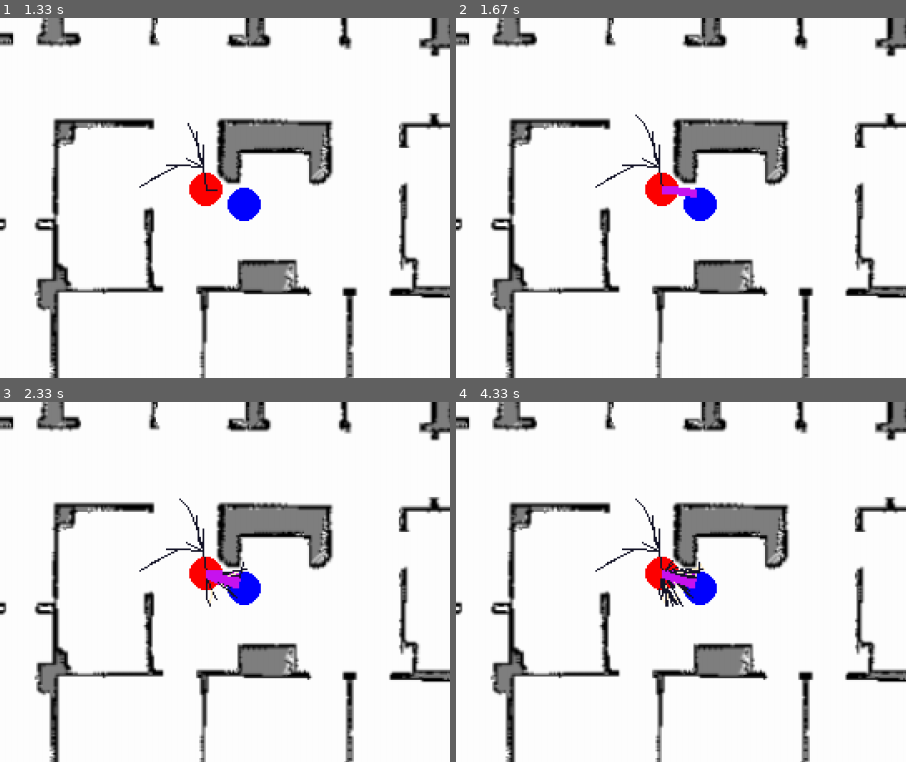
Above: before the commit, frames 1-4 (two rows, left to right).
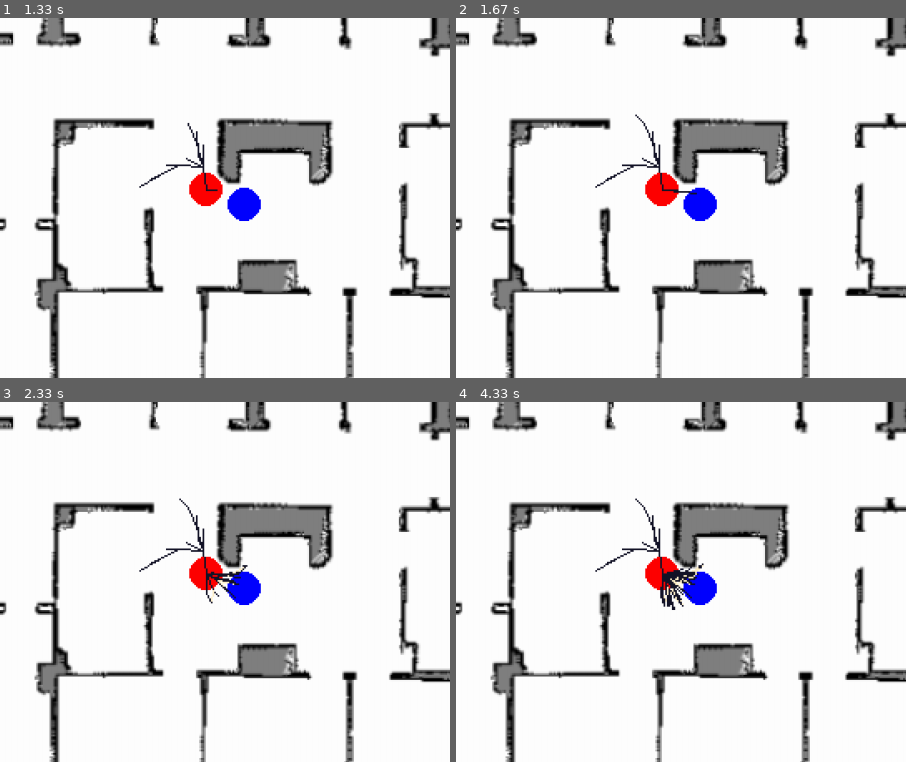
Above: after the commit, the same moments.

Repository: soraxas/sbp-env
Game: pygame game, started from rrtstar.py
Same seed, same stepped clock (60 frames per second), same inputs: the game is played once before the commit and once after it.
Inputs (mouse positions are % of the whole screen's width and height, from its top left):
- Up to frame 1 (1.33 s): click (46, 54) at 0.38 s; click (51, 57) at 0.72 s
- Up to frame 2 (1.67 s): no input
- Up to frame 3 (2.33 s): no input
- Up to frame 4 (4.33 s): no input
The pictures show only the part of the screen within x 23-73%, y 31-81%; the shares and areas given below are measured in that part.

Frame 1 is identical in both runs. In frame 2, 0.2% of the frame differs, in the area x 45-54%, y 46-50%; in frame 3, 0.5%; in frame 4, 0.7%, in the area x 44-56%, y 43-58%.

Commit message:
implemented informed RRT*

Diff:
--- a/rrtstar.py
+++ b/rrtstar.py
@@ -2,7 +2,7 @@
 
 # rrtstar.py
 # This program generates a
-# asymptotically optimal rapidly exploring random tree (RRT* proposed by Sertac Keraman, MIT) in a rectangular region.
+# asymptotically optimal rapidly exploring random tree (RRT*) in a rectangular region.
 
 import sys
 import random
@@ -30,6 +30,7 @@
 x_center = None
 angle = None
 
+c_max = sys.maxsize
 foundSolution = False
 
 
@@ -87,24 +88,34 @@
             pygame.draw.line(screen, black, p.pos, newnode.pos)
     return nodes
 
+# to force drawSolutionPath only draw once for every new solution
+solution_path_c_max = sys.maxsize
+solution_path_color = None
+
 
 def drawSolutionPath(start, goal, nodes, pygame, screen):
     if not foundSolution:
         return
-    pink = 200, 20, 240
+    global solution_path_c_max, solution_path_color, c_max
+    if solution_path_c_max > c_max:
+        # new color for new path
+        solution_path_c_max = c_max
+        solution_path_color = random.random()*255, random.random()*255, random.random()*255
+        print('Cost: {}'.format(c_max))
+
+    # redraw the old path
     nn = nodes[0]
     for p in nodes:
         if dist(p.pos, goal.pos) < dist(nn.pos, goal.pos):
             nn = p
-    print('Cost: {}'.format(nn.cost))
     while nn != start:
-        pygame.draw.line(screen, pink, nn.pos, nn.parent.pos, 5)
+        pygame.draw.line(screen, solution_path_color, nn.pos, nn.parent.pos, 5)
         nn = nn.parent
 
 
 
 def get_random_path(c_max):
-    if c_max >0:
+    if c_max != sys.maxsize: #max size represent infinite (not found solution yet)
         global c_min, x_center, angle
         # already have a valid solution, optimise in ellipse region
         r1 = c_max / 2
@@ -151,10 +162,20 @@
 
     screen = pygame.Surface( [XDIM, YDIM] )
     window = pygame.display.set_mode([XDIM * SCALING, YDIM * SCALING])
-
-    def update(screen, window):
+    # solution_path_screen = pygame.Surface( [XDIM, YDIM], pygame.SRCALPHA, 32 )
+    # solution_path_screen = solution_path_screen.convert_alpha()
+    solution_path_screen = pygame.Surface( [XDIM, YDIM] )
+    ck = 255,0,255
+    solution_path_screen.fill(ck)
+    # solution_path_screen.set_colorkey(ck)
+    # solution_path_screen.set_alpha(255)
+
+
+    def update():
         pygame.transform.scale(screen, (XDIM * SCALING, YDIM * SCALING), window)
+        # pygame.transform.scale(solution_path_screen, (XDIM * SCALING, YDIM * SCALING), window)
         pygame.display.update()
+        # screen.blit()
 
     pygame.display.set_caption('RRTstar')
     white = 255, 255, 255
@@ -162,7 +183,8 @@
     red = 255, 0, 0
     green = 0, 255, 0
     blue = 0, 0, 255
-    screen.fill(white)
+    # screen.fill(white)
+    window.blit(solution_path_screen,(0,0))
     screen.blit(img,(0,0))
 
 
@@ -193,7 +215,7 @@
                             screen, blue, goalPt.pos, GOAL_RADIUS)
                 elif e.type == QUIT or (e.type == KEYUP and e.key == K_ESCAPE):
                     sys.exit("Leaving.")
-        update(screen, window)
+        update()
     ##################################################
     # calculate information regarding shortest path
     global c_min, x_center, angle
@@ -208,7 +230,7 @@
 
 
     fpsClock.tick(10000)
-    c_max = -1
+    global foundSolution, c_max
 
     for i in range(NUMNODES):
         rand = Node(get_random_path(c_max))
@@ -233,14 +255,14 @@
                 print('Reached goal!')
                 # goalPt.parent = newnode
                 # drawSolutionPath(startPt, goalPt, nodes, pygame, screen)
-                print(newnode.cost)
-                print(c_min)
-                print(x_center)
-                print(angle)
-
-                global foundSolution
+                # print(newnode.cost)
+                # print(c_min)
+                # print(x_center)
+                # print(angle)
+
                 foundSolution = True
-                c_max = newnode.cost
+                if newnode.cost < c_max:
+                    c_max = newnode.cost
 
                 # drawSolutionPath(startPt, goalPt, nodes, pygame, screen)
                 # drawEllipse()
@@ -255,9 +277,9 @@
             for e in pygame.event.get():
                 if e.type == QUIT or (e.type == KEYUP and e.key == K_ESCAPE):
                     sys.exit("Leaving.")
-        drawSolutionPath(startPt, goalPt, nodes, pygame, screen)
-        update(screen, window)
-    update(screen, window)
+        drawSolutionPath(startPt, goalPt, nodes, pygame, solution_path_screen)
+        update()
+    update()
     exit()
 
 
